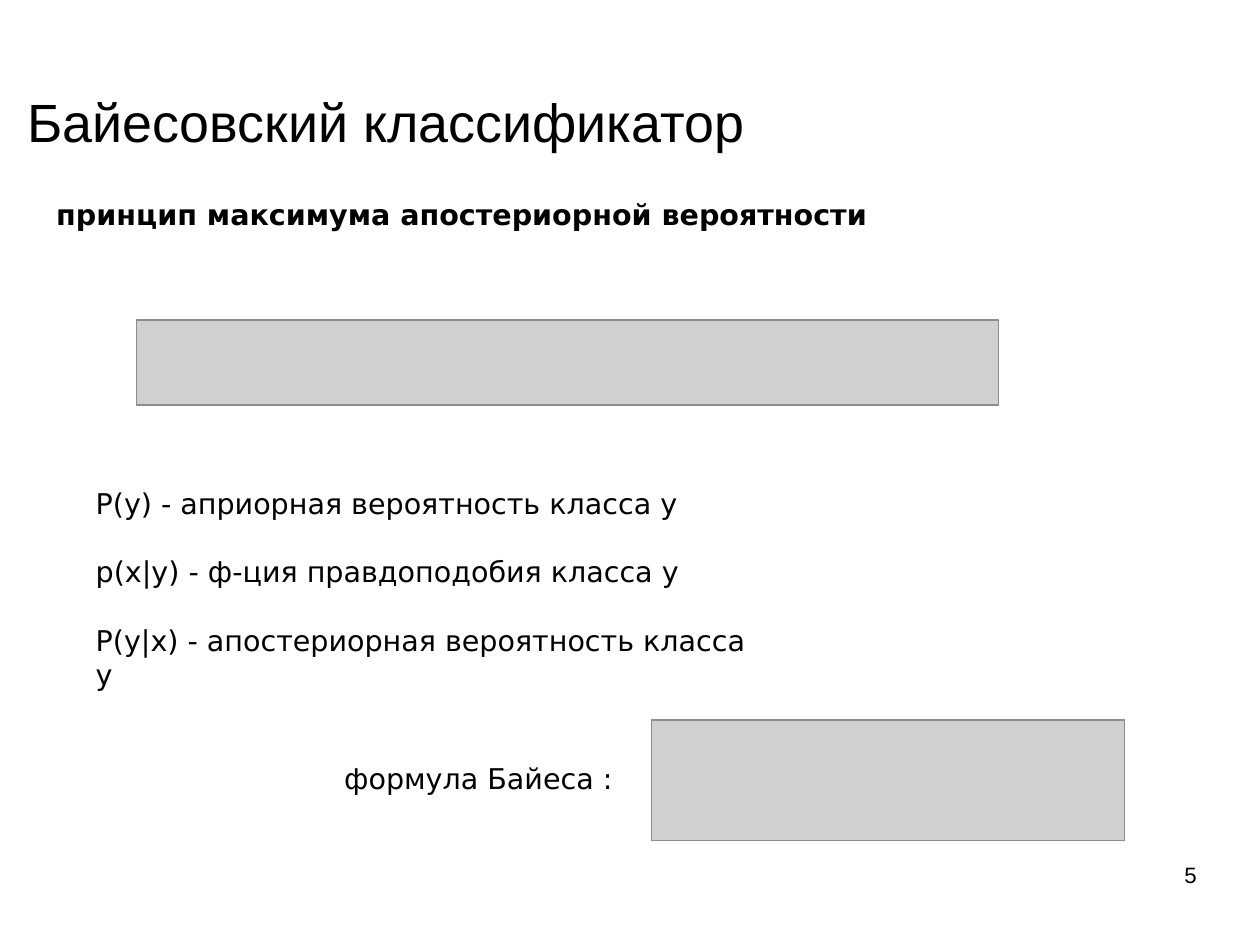
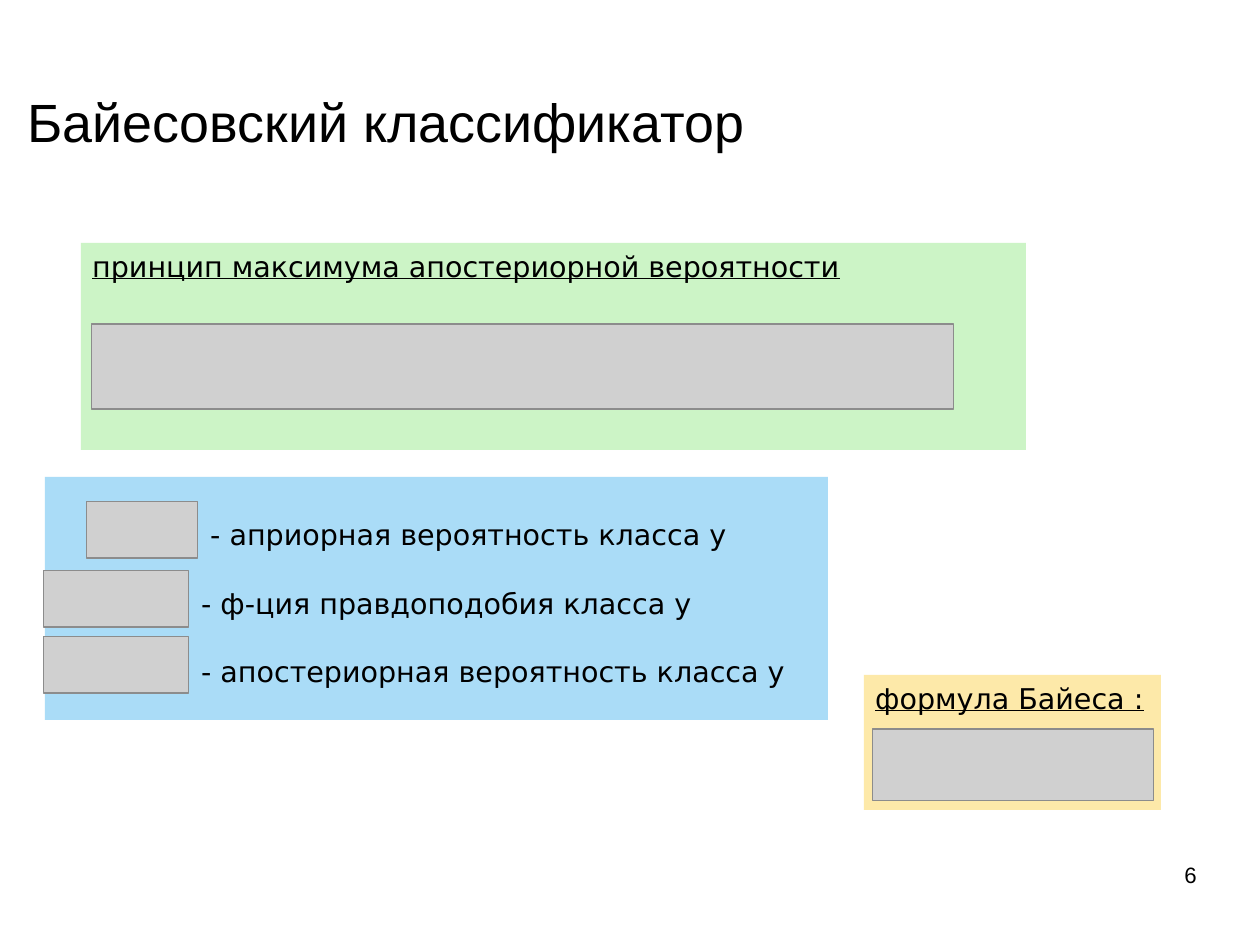
Before and after one commit to mechanoid5/ml_lectorium_legacy, a slide deck: slide 6 of 09-bayes.odp (slide 5 before the commit). Drawn at 1260x945 pixels with LibreOffice and Linux fonts; fonts in the diff are those of the drawing; grey boxes stand for pictures; background and template pictures are left out. Boxes give left, top, right and bottom in pixels: in the first picture for what was removed or moved away, otherwise in the second. Text is boxed around its words. In the diff, an @@ line names an element or a change of style, - is before the commit and + after.

```diff
--- a/09-bayes.odp
+++ b/09-bayes.odp
@@ rectangle "принцип максимума апостериорной вероятности": place and size @@
-rectangle "принцип максимума апостериорной вероятности" at <box>56,203,867,231</box>
+rectangle "принцип максимума апостериорной вероятности" at <box>81,244,1027,450</box>
@@ rectangle "принцип максимума апостериорной вероятности" at <box>81,244,1027,450</box>: bold off, underline on; fill none to #CCF4C6 @@
@@ picture: place and size @@
-picture at <box>136,320,999,405</box>
+picture at <box>91,324,955,408</box>
@@ rectangle "- априорная вероятность класса y": place and size @@
-rectangle "- априорная вероятность класса y" at <box>96,492,745,691</box>
+rectangle "- априорная вероятность класса y" at <box>45,477,828,720</box>
@@ rectangle "- априорная вероятность класса y" at <box>45,477,828,720</box>: fill none to #AADCF7 @@
@@ picture added at <box>87,501,198,558</box> @@
@@ text in rectangle at <box>220,529,785,688</box>: text changed @@
-P(y) - априорная вероятность класса y
-p(x|y) - ф-ция правдоподобия класса y
-P(y|x) - апостериорная вероятность класса y
+- априорная вероятность класса y
+- ф-ция правдоподобия класса y
+- апостериорная вероятность класса y
@@ picture added at <box>43,571,189,628</box> @@
@@ picture added at <box>43,636,189,693</box> @@
@@ rectangle "формула Байеса :": place and size @@
-rectangle "формула Байеса :" at <box>344,767,593,795</box>
+rectangle "формула Байеса :" at <box>864,676,1162,811</box>
@@ rectangle "формула Байеса :" at <box>864,676,1162,811</box>: underline on; fill none to #FDE9A9 @@
@@ picture: place and size @@
-picture at <box>652,720,1125,842</box>
+picture at <box>874,729,1154,802</box>
@@ page number at <box>1184,867,1196,884</box>: text changed @@
-5
+6
```
Also in this commit, not shown: 7 other slides changed, 5 slides added, 23 slides removed, 2 other files.
